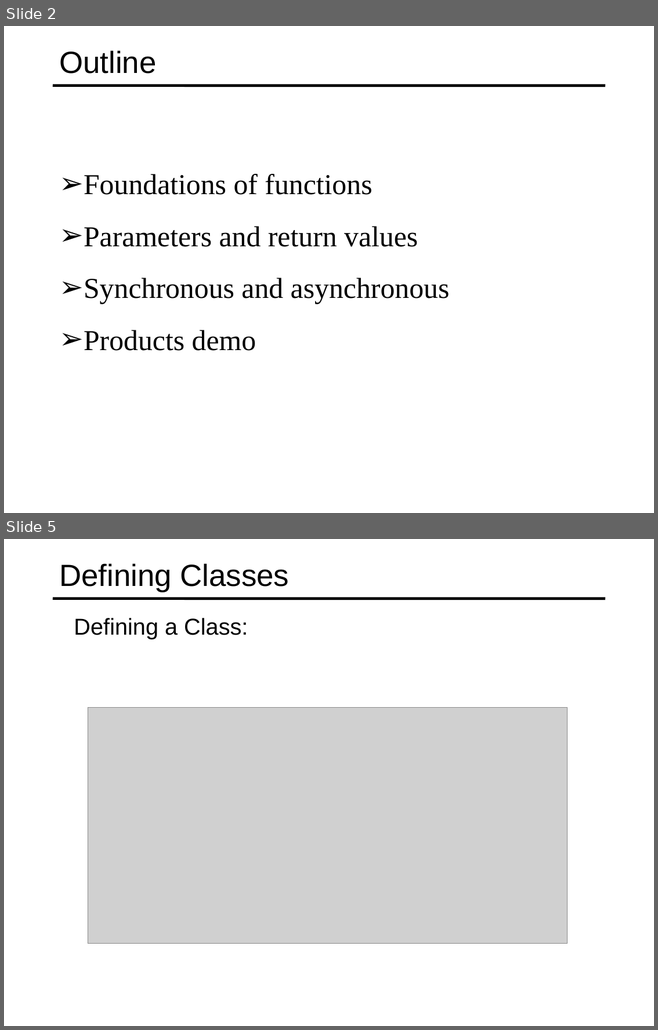
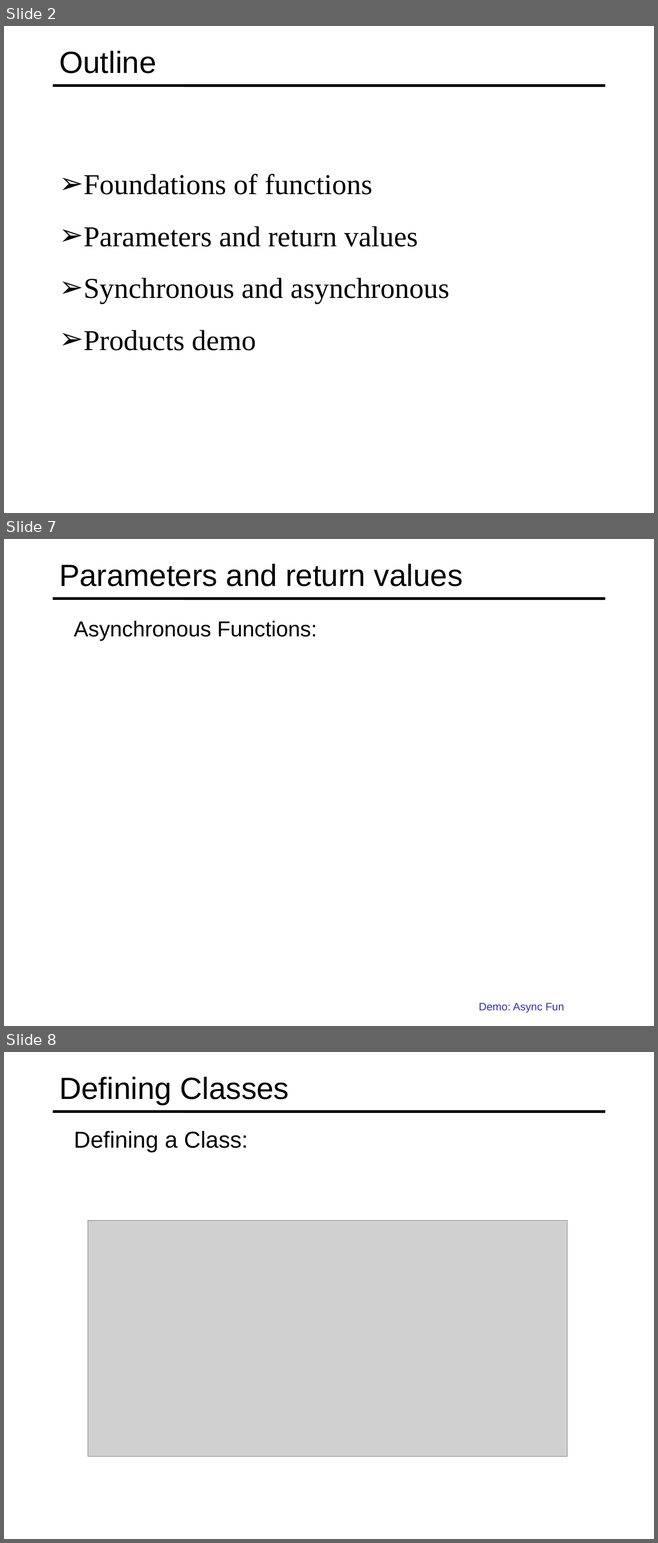
Before and after one commit to specter01wj/Jago_Link_Training, a slide deck: Angular/Angular12/TypeScript Fundamentals/3-Creating-And-Using-Functions/L3_Classes and Interfaces.ppt. Shown one above the other, each under a label of ours: slides 2 and 5 before the commit, slides 2, 7 and 8 after it; the slides between them are not shown. The pictures are 658x1030 and 658x1543 pixels, drawn with LibreOffice and Linux fonts; fonts in the diff are those of the drawing; grey boxes stand for pictures. Boxes give left, top, right and bottom in pixels: in the first picture for what was removed or moved away, otherwise in the second. Text is boxed around its words. In the diff, an @@ line names an element or a change of style, - is before the commit and + after.

```diff
--- a/Angular/Angular12/TypeScript Fundamentals/3-Creating-And-Using-Functions/L3_Classes and Interfaces.ppt
+++ b/Angular/Angular12/TypeScript Fundamentals/3-Creating-And-Using-Functions/L3_Classes and Interfaces.ppt
@@ slide 7 added at <box>4,539,654,1026</box>, background #FFFFFF; not listed: 1 template element that a slide beside it also shows @@
@@ title added at <box>59,563,463,587</box>, 34 pt, text #000000 @@
+Parameters and return values
@@ text added at <box>74,621,317,641</box>, 24 pt, text #000000 @@
+  Asynchronous Functions:
@@ text added at <box>478,1003,564,1013</box>, 12 pt, text #2D2DB9 @@
+  Demo: Async Fun
@@ what was slide 5 is now slide 8 @@
```
Also in this commit, not shown: 4 other slides added, 2 slides removed.
